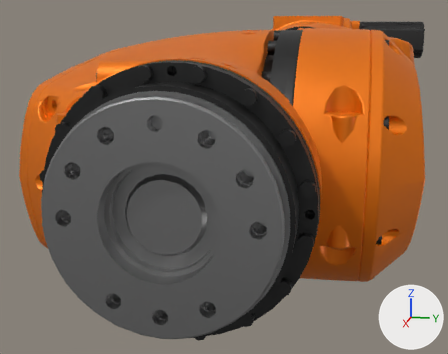
A saved change to the glTF model public/models/KUKA_KR50_R2500.glb.
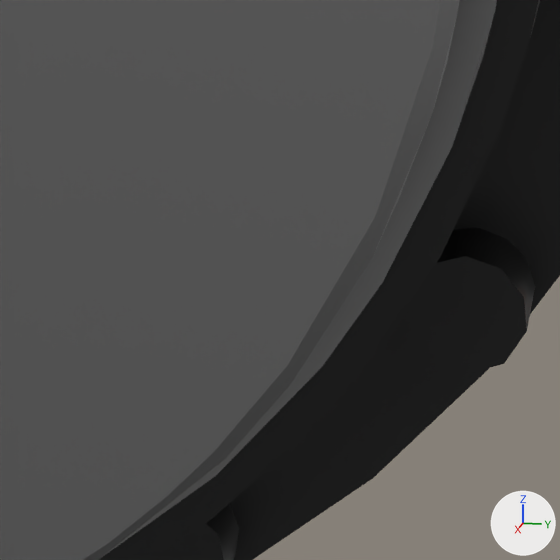
The first picture shows the older version from a 50 mm camera at (2.965, 0.089, 0.721) aimed at (2.655, 0.027, 0.643). The close-ups show both versions on the part from 50% to 66% of the width and 70% to 90% of the height of that picture. Arrows for +X, +Y and +Z are at lower right; the lights stay in place. Where no turn or scale is listed for an object, it has been applied to the vertices.

Objects in the first close-up: 'link_5', 'link_6'.
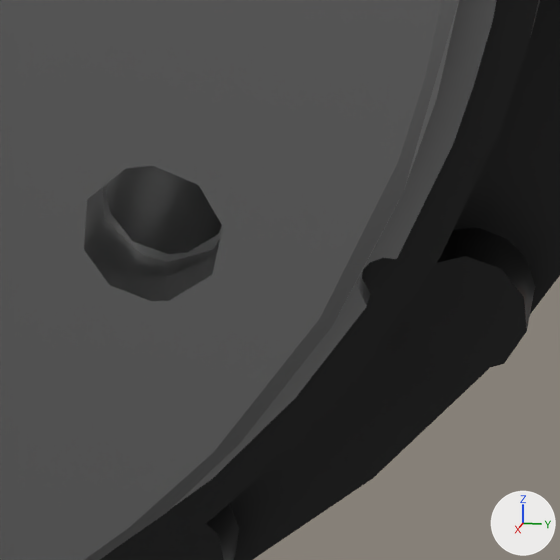
ob_kuka_k50_r2500_j05 is not drawn itself; it is the parent of ob_kuka_k50_r2500_flg, ob_link_6.

Location of each change, (x1, y1, x2, y2) in pixels of the close-ups (560 x 560 px):
'link_6', turned: (0, 0, 497, 560) in both

The change, as a diff of the scene's bpy script:
```diff
--- a/public/models/KUKA_KR50_R2500.glb.py
+++ b/public/models/KUKA_KR50_R2500.glb.py
@@ ob_kuka_k50_r2500_j05 @@
 ob_kuka_k50_r2500_j05.location = (0.0, 0.0, 0.0)
-ob_kuka_k50_r2500_j05.rotation_euler = (-1.571, 0.0, -3.142)  # degrees (-90, 0, -180)
+ob_kuka_k50_r2500_j05.rotation_euler = (1.571, 0.0, 0.0)  # degrees (90, 0, 0)
```
